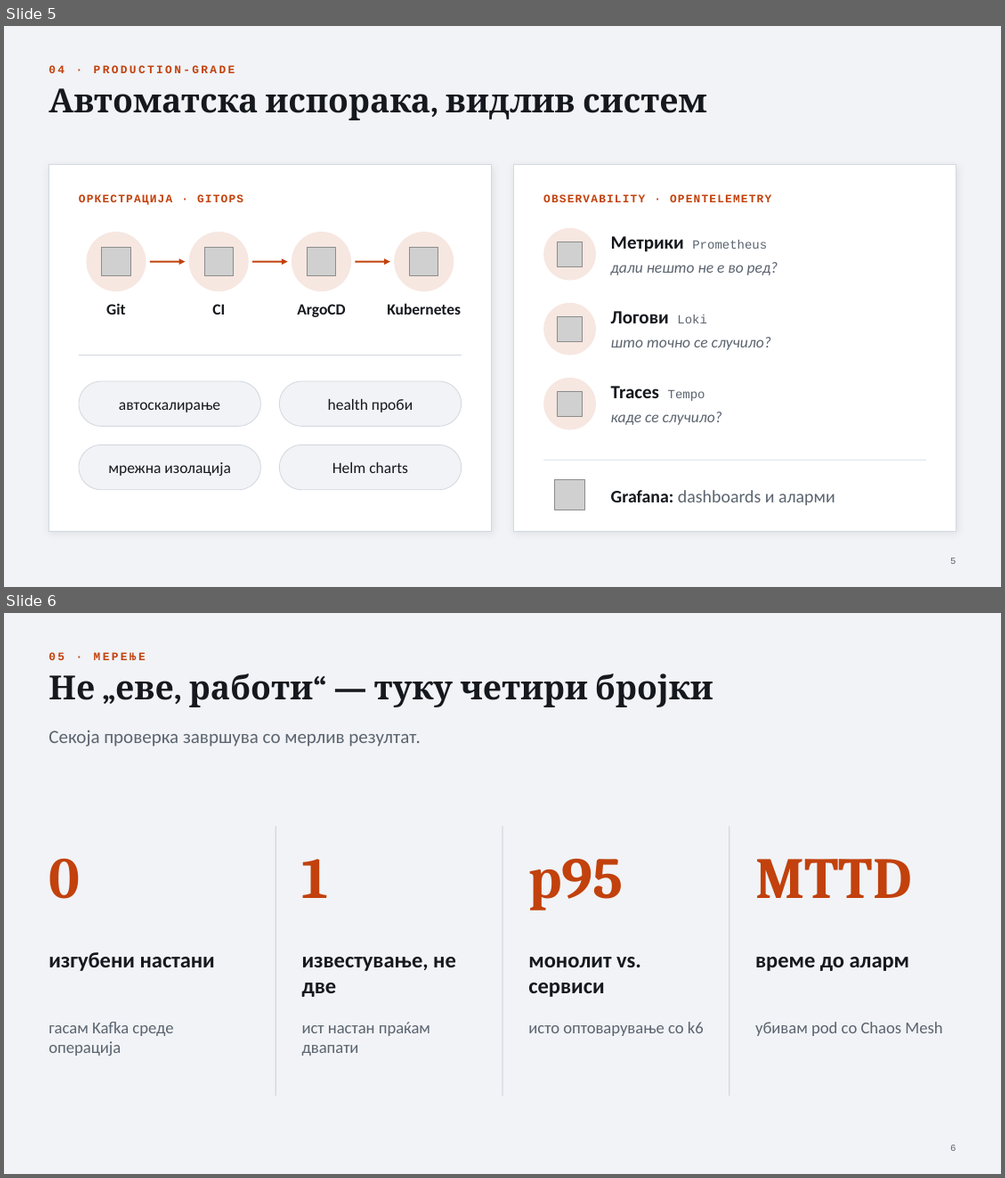
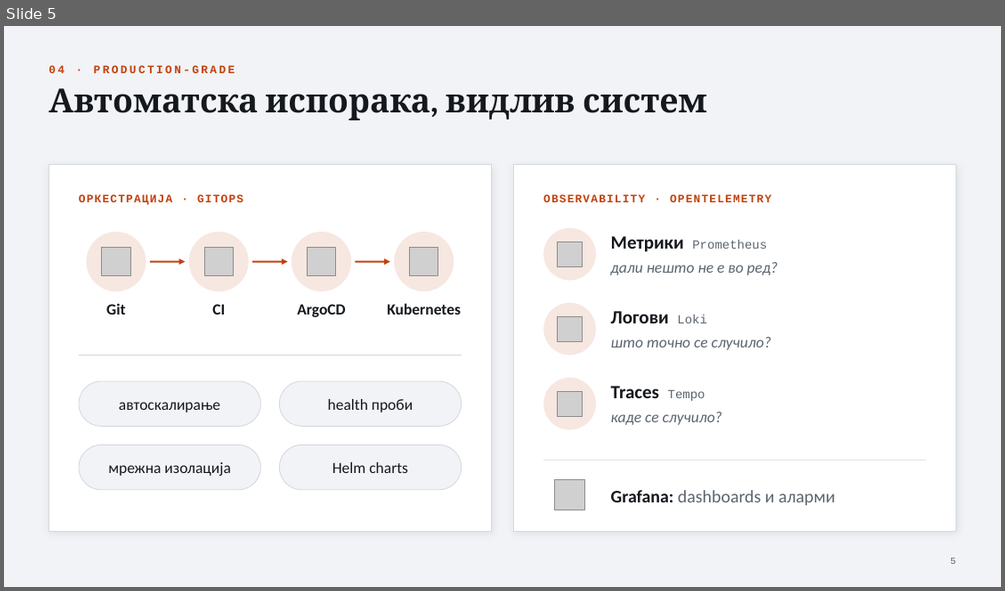
Before and after one commit to Dkostoski30/automarket2-be, a slide deck: docs/predlog.pptx. Shown one above the other, each under a label of ours: slides 5 and 6 before the commit, slide 5 after it. The pictures are 1005x1178 and 1005x591 pixels, drawn with LibreOffice and Linux fonts; fonts in the diff are those of the drawing; grey boxes stand for pictures. Boxes give left, top, right and bottom in pixels: in the first picture for what was removed or moved away, otherwise in the second. Text is boxed around its words. In the diff, an @@ line names an element or a change of style, - is before the commit and + after.

```diff
--- a/docs/predlog.pptx
+++ b/docs/predlog.pptx
@@ slide 6 removed at [4, 613, 1001, 1174], background #F1F3F6 @@
@@ text removed at [48, 652, 146, 660] @@
-05 · МЕРЕЊЕ
@@ title removed at [48, 674, 713, 707] @@
-Не „еве, работи“ — туку четири бројки
@@ text removed at [48, 730, 420, 747] @@
-Секоја проверка завршува со мерлив резултат.
@@ line removed from (275, 826) to (275, 1095) @@
@@ line removed from (502, 826) to (502, 1095) @@
@@ line removed from (729, 826) to (729, 1095) @@
@@ text removed at [48, 858, 80, 899] @@
-0
@@ text removed at [302, 859, 329, 898] @@
-1
@@ text removed at [528, 859, 623, 910] @@
-p95
@@ text removed at [755, 859, 911, 898] @@
-MTTD
@@ text removed at [48, 952, 215, 971] @@
-изгубени настани
@@ text removed at [302, 957, 456, 997] @@
-известување, не две
@@ text removed at [528, 957, 641, 997] @@
-монолит vs. сервиси
@@ text removed at [755, 957, 910, 971] @@
-време до аларм
@@ text removed at [48, 1022, 173, 1055] @@
-гасам Kafka среде операција
@@ text removed at [302, 1022, 430, 1055] @@
-ист настан праќам двапати
@@ text removed at [528, 1022, 704, 1036] @@
-исто оптоварување со k6
@@ text removed at [755, 1022, 942, 1036] @@
-убивам pod со Chaos Mesh
@@ page number removed at [950, 1144, 955, 1151] @@
-6
```
Also in this commit, not shown: 1 slide changed, 2 slides added, 1 other slide removed, 1 other file.
